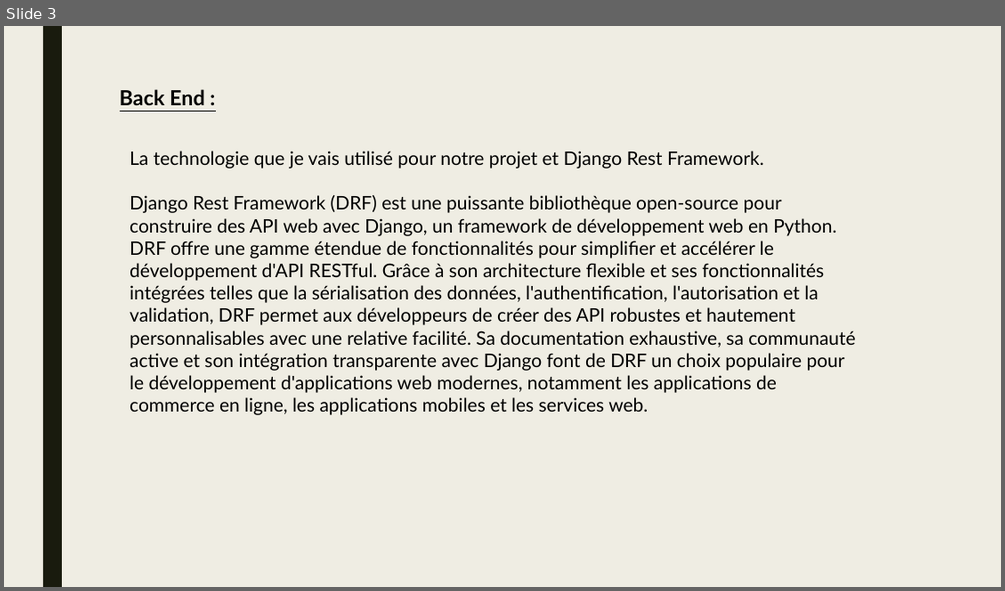
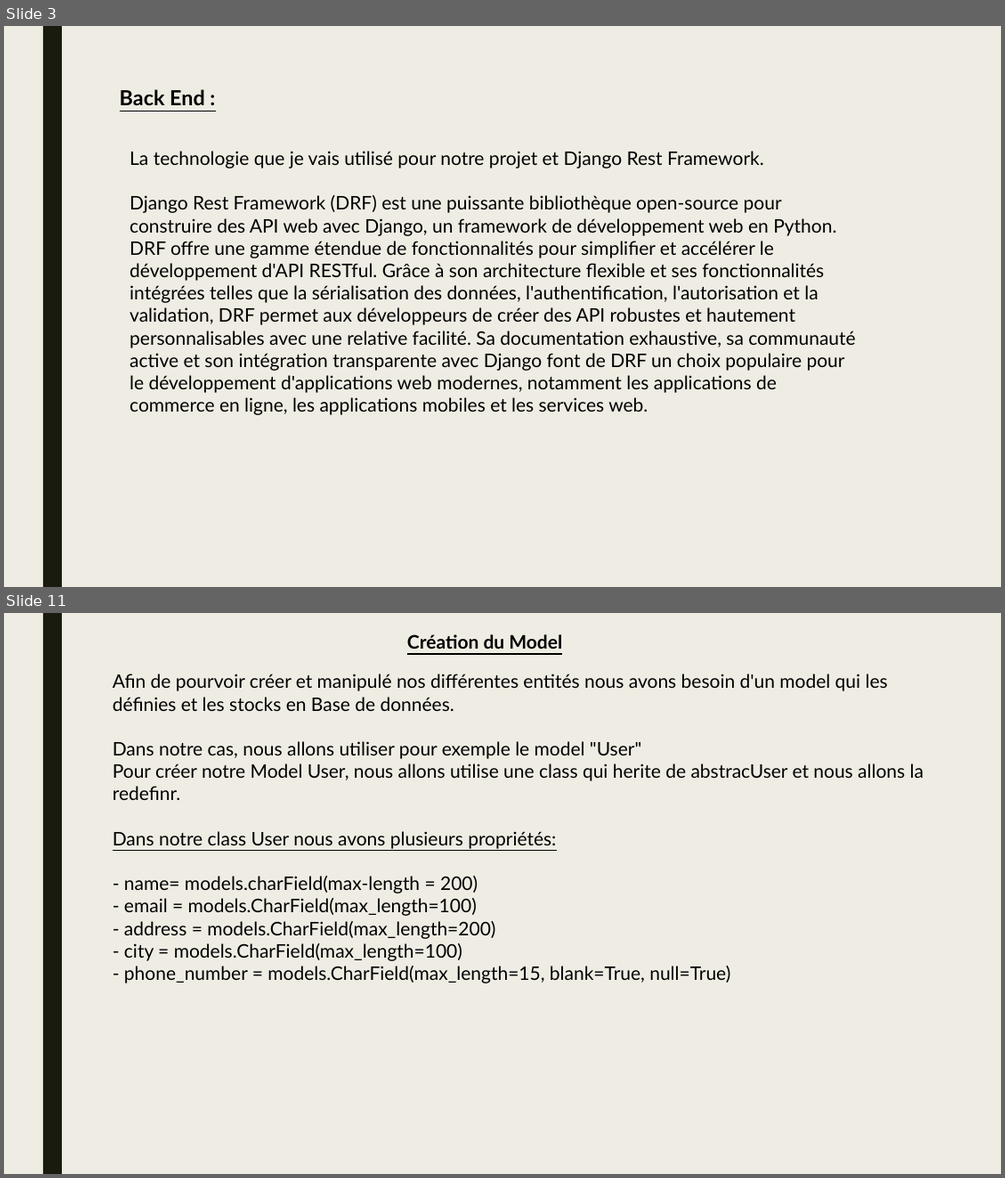
Before and after one commit to NoriTaka68/MyShop_V3, a slide deck: Dossier Pro/Application Django rest.pptx. Shown one above the other, each under a label of ours: slide 3 before the commit, slides 3 and 11 after it; the slides between them are not shown. The pictures are 1005x591 and 1005x1178 pixels, drawn with LibreOffice and Linux fonts; fonts in the diff are those of the drawing. Boxes give left, top, right and bottom in pixels: in the first picture for what was removed or moved away, otherwise in the second. Text is boxed around its words. In the diff, an @@ line names an element or a change of style, - is before the commit and + after.

```diff
--- a/Dossier Pro/Application Django rest.pptx
+++ b/Dossier Pro/Application Django rest.pptx
@@ slide 11 added at (4,613,1001,1174), background #EFEDE3; not listed: 1 template element that a slide beside it also shows @@
@@ text added at (407,634,562,649), 18 pt, text #000000, bold, underline @@
+Création du Model
@@ text added at (113,674,923,983), 18 pt, text #000000 @@
+Afin de pourvoir créer et manipulé nos différentes entités nous avons besoin d'un model qui les définies et les stocks en Base de données.
+Dans notre cas, nous allons utiliser pour exemple le model "User"
+Pour créer notre Model User, nous allons utilise une class qui herite de abstracUser et nous allons la redefinr.
+Dans notre class User nous avons plusieurs propriétés:
+- name= models.charField(max-length = 200)
+- email = models.CharField(max_length=100)
+- address = models.CharField(max_length=200)
+- city = models.CharField(max_length=100)
+- phone_number = models.CharField(max_length=15, blank=True, null=True)
```
Also in this commit, not shown: 10 other slides added, 1 slide removed, 2 other files.
